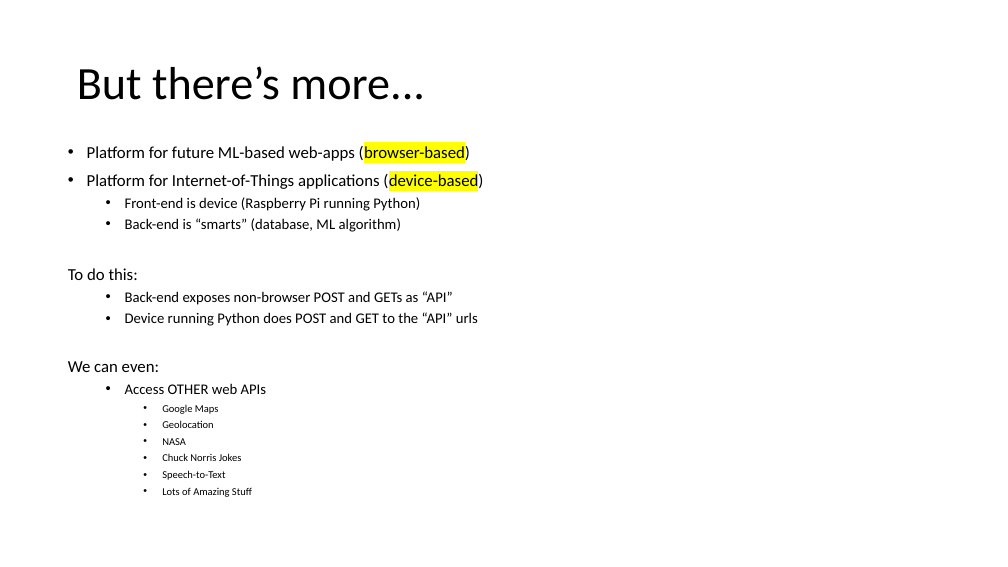
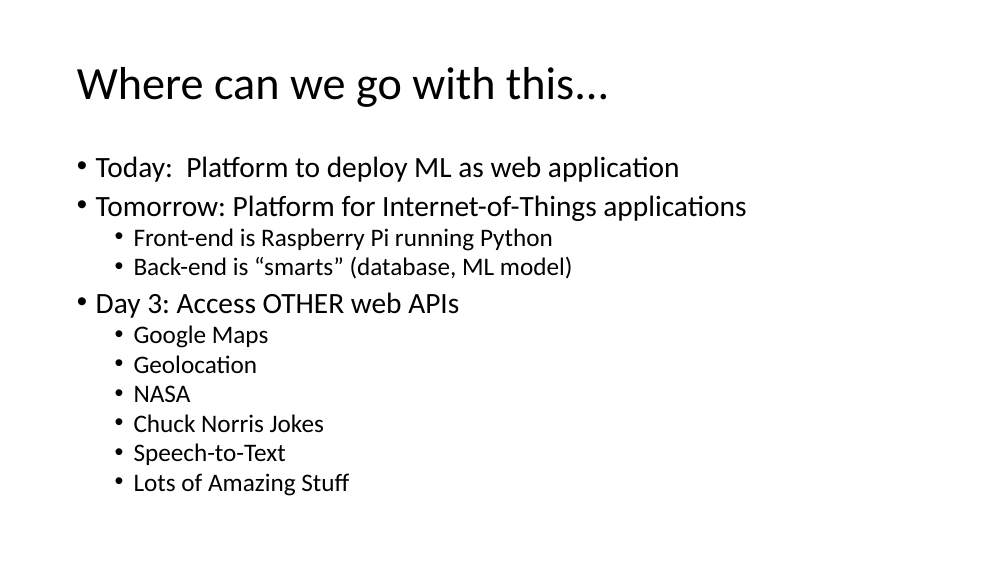
Before and after one commit to cwinsor/django_103_plasticc_and_ux, a slide deck: slide 5 of presentation.pptx (slide 4 before the commit). Drawn at 1008x567 pixels with LibreOffice and Linux fonts; fonts in the diff are those of the drawing. Boxes give left, top, right and bottom in pixels: in the first picture for what was removed or moved away, otherwise in the second. Text is boxed around its words. In the diff, an @@ line names an element or a change of style, - is before the commit and + after.

Commit message:
added login, and attempting to add ModelForms

```diff
--- a/presentation.pptx
+++ b/presentation.pptx
@@ title at [77,67,609,107]: text changed @@
-But there’s more...
+Where can we go with this...
@@ text "Today: Platform to deploy ML ...": place and size @@
-text "Today: Platform to deploy ML ..." at [68,144,483,497]
+text "Today: Platform to deploy ML ..." at [96,156,746,496]
@@ text at [96,156,746,318]: text changed; size 14 to 28 pt @@
-• Platform for future ML-based web-apps (browser-based)
-• Platform for Internet-of-Things applications (device-based)
-  • Front-end is device (Raspberry Pi running Python)
-  • Back-end is “smarts” (database, ML algorithm)
-To do this:
-  • Back-end exposes non-browser POST and GETs as “API”
-  • Device running Python does POST and GET to the “API” urls
-We can even:
-  • Access OTHER web APIs
+• Today: Platform to deploy ML as web application
+• Tomorrow: Platform for Internet-of-Things applications
+  • Front-end is Raspberry Pi running Python
+  • Back-end is “smarts” (database, ML model)
+• Day 3: Access OTHER web APIs
@@ text at [134,325,349,496]: size 10 to 24 pt in "Google Maps", "Geolocation", "NASA", "Chuck Norris Jokes" and 2 more places; list level 3 to 2 in "Google Maps"; line spacing 0.9 to 0.8; list level 3 to 2 in "Geolocation"; list level 3 to 2 in "NASA"; list level 3 to 2 in "Chuck Norris Jokes"; list level 3 to 2 in "Speech-to-Text"; list level 3 to 2 in "Lots of Amazing Stuff" @@
```
Also in this commit, not shown: 3 other slides changed, 3 slides added, 17 other files.
